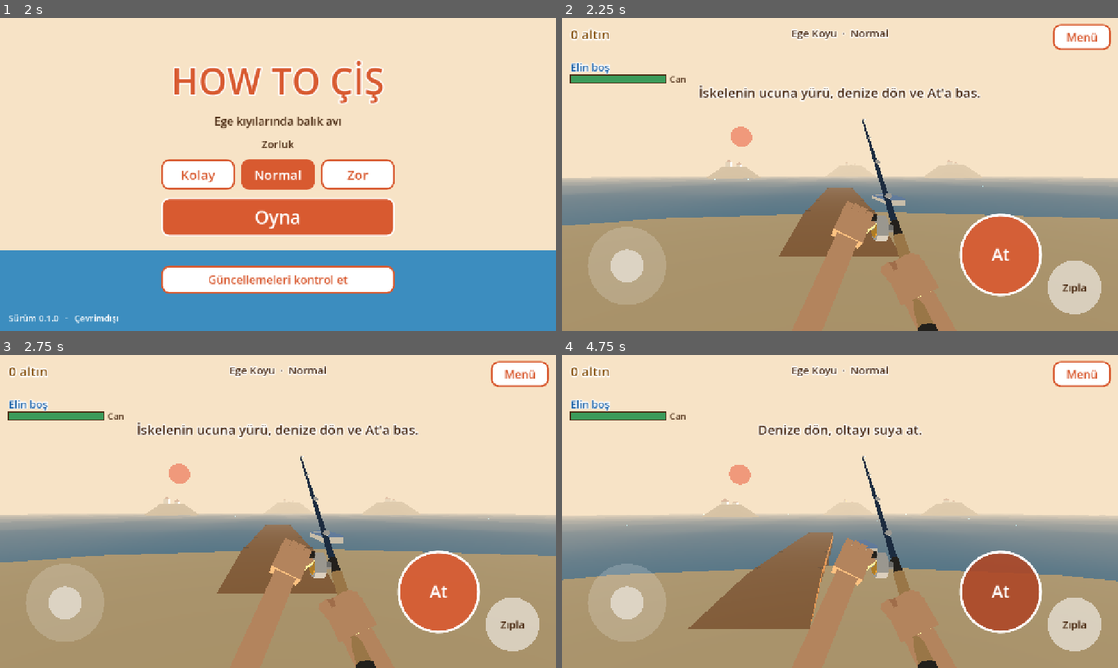
Above: before the commit, frames 1-4 (two rows, left to right).
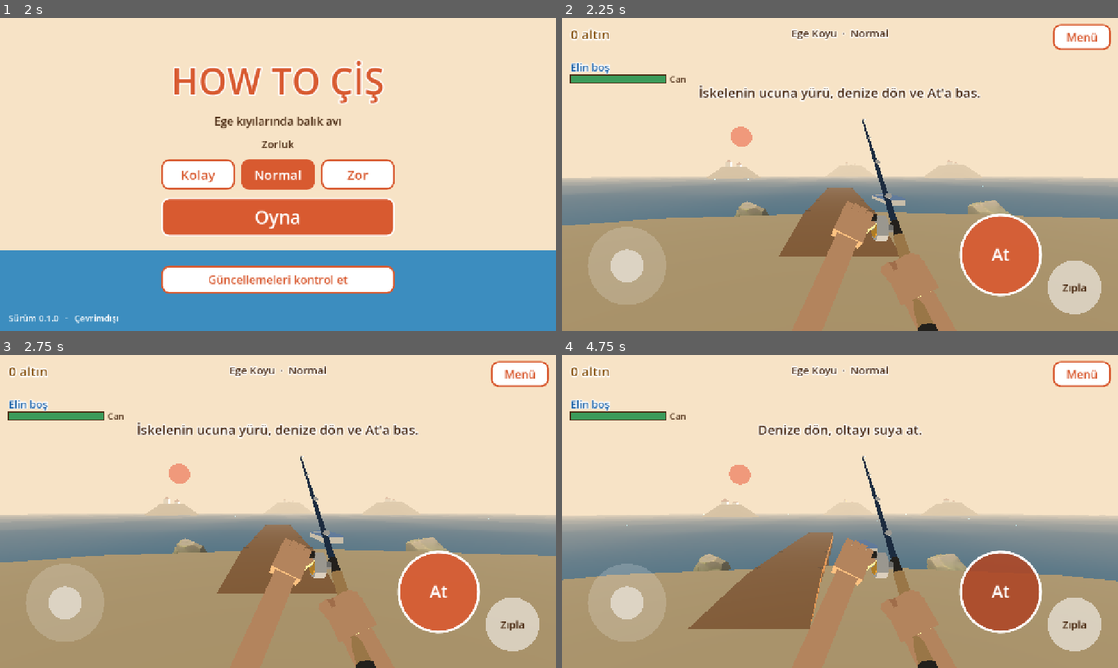
Above: after the commit, the same moments.

Repository: ozguryilmazz/howtocis
Game: Godot game, scene res://scenes/main_menu.tscn
Two runs of this game, one before a commit and one after it. Both use one fixed random seed, a clock stepped at 60 frames per second and the inputs below.
Inputs (mouse positions are in pixels of both pictures, inside the frame that each line leads up to):
- Up to frame 1 (2 s): click "Normal" at 0.5 s; click "Normal" at 1.25 s
- Up to frame 2 (2.25 s): click "Oyna" at 2 s
- Up to frame 3 (2.75 s): no input
- Up to frame 4 (4.75 s): click "Menü" at 2.75 s; click "Oyna" at 3.5 s; tap Enter at 4.25 s; move the mouse to (962, 495) at 4.27 s; hold D from 4.28 s (still down); hold F from 4.28 s (still down); click (962, 495) at 4.42 s; tap Space at 4.52 s

Frame 1 is identical in both runs. In frame 2, 0.4% of the frame differs, in the area x 31-81%, y 58-64%; in frame 3, 0.4%; in frame 4, 0.6%, in the area x 23-73%, y 63-70%.

Commit message:
Tüm balıklar, ağaçlar ve kayalar Quaternius modelleri (CC0)
- Balık türleri modellere göre yenilendi: Palyaço Balığı, Mavi Japon Balığı,
  Balon Balığı (ilk vuruşta şişer), Fener Balığı, Aslan Balığı (dikeni batar)
- Hepsi modelin kendi çırpınma ve ölme animasyonlarını kullanır
- Kumsal ve tepedeki ağaçlar ile kıyı kayaları glb modeller; çarpışmaları var
- Eski kayıtlardaki artık olmayan türler Palyaço Balığı olarak gösterilir
- models/KAYNAK.md: modellerin kaynağı ve lisansı

Co-Authored-By: Claude Opus 5.5 <noreply@anthropic.com>

Diff:
--- a/scripts/creatures.gd
+++ b/scripts/creatures.gd
@@ -3,28 +3,31 @@
 ## Sayılar bu oyuna özeldir: base = temel fiyat (altın), hp = yumruk sayısı,
 ## pull = misinayı çekme gücü (0..1), weight = ne sık geldiği.
 
-## shape "model" olan türler kendi 3B model dosyasını (glb) ve animasyonlarını kullanır.
-## model_len: modelin ölçeksiz boyu (m); balık boyuna göre ölçeklenir.
+## Her tür kendi 3B modelini (glb, Quaternius, CC0) ve animasyonlarını kullanır.
+## model_len: modelin ölçeksiz boyu (m); oyundaki balık boyuna göre ölçeklenir.
+## body / fin: model yüklenemezse kullanılan yedek renkler.
+## bites: yerdeyken yakındaki oyuncuya zarar verir. puffs: ilk vuruşta şişer.
 const SPECIES := {
-	"istavrit": {"name": "İstavrit", "base": 8, "hp": 1, "pull": 0.25, "weight": 30, "cm": 18,
-		"body": "8FB3C9", "fin": "4E7A96", "shape": "fish"},
-	"kefal": {"name": "Kefal", "base": 12, "hp": 2, "pull": 0.35, "weight": 24, "cm": 30,
-		"body": "B9C2C7", "fin": "6F7E86", "shape": "fish"},
-	"cipura": {"name": "Çipura", "base": 16, "hp": 2, "pull": 0.4, "weight": 18, "cm": 28,
-		"body": "D9D4C4", "fin": "C9A227", "shape": "round"},
-	"barbunya": {"name": "Barbunya", "base": 22, "hp": 2, "pull": 0.45, "weight": 12, "cm": 20,
-		"body": "E07A5F", "fin": "F2CC8F", "shape": "fish"},
+	"palyaco": {"name": "Palyaço Balığı", "base": 9, "hp": 1, "pull": 0.25, "weight": 30, "cm": 15,
+		"model": "res://models/fish/palyaco.glb", "model_len": 5.27, "body": "F28C28", "fin": "FFFFFF"},
+	"japon": {"name": "Mavi Japon Balığı", "base": 13, "hp": 2, "pull": 0.35, "weight": 26, "cm": 20,
+		"model": "res://models/fish/japon.glb", "model_len": 5.64, "body": "3C7DD9", "fin": "9CC3F0"},
+	"balon": {"name": "Balon Balığı", "base": 22, "hp": 2, "pull": 0.45, "weight": 18, "cm": 30,
+		"model": "res://models/fish/balon.glb", "model_len": 4.02, "body": "D9C27A", "fin": "8A7A4A",
+		"puffs": true},
 	"fener": {"name": "Fener Balığı", "base": 30, "hp": 3, "pull": 0.5, "weight": 14, "cm": 45,
-		"body": "5A2A1E", "fin": "A8A27A", "shape": "model",
-		"model": "res://models/anglerfish.glb", "model_len": 5.5,
-		"anim_flop": "Fish_Armature|Out_Of_Water", "anim_die": "Fish_Armature|Death"},
-	"levrek": {"name": "Levrek", "base": 28, "hp": 3, "pull": 0.55, "weight": 9, "cm": 45,
-		"body": "A7B4AE", "fin": "4F5D57", "shape": "fish"},
-	"murekkep": {"name": "Mürekkep Balığı", "base": 38, "hp": 3, "pull": 0.6, "weight": 5, "cm": 35,
-		"body": "C98BB9", "fin": "8E5A85", "shape": "squid", "ink": true},
-	"kirlangic": {"name": "Kırlangıç", "base": 55, "hp": 4, "pull": 0.75, "weight": 2, "cm": 40,
-		"body": "D1495B", "fin": "3D85C6", "shape": "fish", "bites": true},
+		"model": "res://models/fish/fener.glb", "model_len": 5.53, "body": "5A2A1E", "fin": "A8A27A"},
+	"aslan": {"name": "Aslan Balığı", "base": 48, "hp": 3, "pull": 0.65, "weight": 7, "cm": 35,
+		"model": "res://models/fish/aslan.glb", "model_len": 6.35, "body": "C0392B", "fin": "F5E6D3",
+		"bites": true, "bite_text": "Dikeni battı!"},
 }
+
+## Tüm balık modellerinde ortak animasyon adları
+const ANIM_FLOP := "Fish_Armature|Out_Of_Water"
+const ANIM_DIE := "Fish_Armature|Death"
+
+## Eski kayıtlardaki artık olmayan türler için yedek
+const FALLBACK := "palyaco"
 
 const SHINY_CHANCE := 0.01
 const SHINY_PITY := 150
@@ -49,7 +52,7 @@
 		r -= int(SPECIES[k]["weight"])
 		if r <= 0:
 			return k
-	return "istavrit"
+	return FALLBACK
 
 
 ## Boy çarpanı 0.7..1.5; büyükler daha nadir.
--- a/scripts/fish.gd
+++ b/scripts/fish.gd
@@ -17,7 +17,7 @@
 
 const WATER_Y := -0.3
 
-var species := "istavrit"
+var species := "palyaco"
 var info: Dictionary = {}
 var size_mult := 1.0
 var shiny := false
@@ -107,9 +107,9 @@
 		add_child(glow)
 	var L := length
 
-	if info["shape"] == "model":
+	if info.has("model") and ResourceLoader.exists(str(info["model"])):
 		_build_model(L)
-	elif info["shape"] == "squid":
+	elif info.get("shape", "fish") == "squid":
 		var mantle := CylinderMesh.new()
 		mantle.top_radius = 0.0
 		mantle.bottom_radius = L * 0.22
@@ -134,7 +134,7 @@
 			e.rings = 3
 			_part(e, Color("1B1B1B"), Vector3(s * L * 0.17, L * 0.05, L * 0.2))
 	else:
-		var tall := 0.75 if info["shape"] == "round" else 0.5
+		var tall := 0.75 if info.get("shape", "fish") == "round" else 0.5
 		var b := SphereMesh.new()
 		b.radius = 0.5
 		b.height = 1.0
@@ -197,14 +197,15 @@
 		for mi in _model_meshes:
 			mi.material_overlay = gold
 	_anim = m.find_child("AnimationPlayer", true, false)
-	if _anim and _anim.has_animation(str(info.get("anim_flop", ""))):
-		_anim.get_animation(str(info["anim_flop"])).loop_mode = Animation.LOOP_LINEAR
-		_anim.play(str(info["anim_flop"]))
+	if _anim and _anim.has_animation(C.ANIM_FLOP):
+		_anim.get_animation(C.ANIM_FLOP).loop_mode = Animation.LOOP_LINEAR
+		_anim.play(C.ANIM_FLOP)
+		_anim.seek(randf() * 0.5)
 
 
 func _play_death() -> void:
-	if _anim and _anim.has_animation(str(info.get("anim_die", ""))):
-		_anim.play(str(info["anim_die"]))
+	if _anim and _anim.has_animation(C.ANIM_DIE):
+		_anim.play(C.ANIM_DIE)
 
 
 func _flash_model(on: bool) -> void:
@@ -328,6 +329,10 @@
 	if info.get("ink", false) and not _inked:
 		_inked = true
 		inked.emit()
+	if info.get("puffs", false) and hits == 1:
+		# Balon balığı ilk vuruşta şişer
+		var tw := create_tween()
+		tw.tween_property(_visual, "scale", Vector3.ONE * 1.45, 0.15).set_trans(Tween.TRANS_BACK)
 	velocity = Vector3(drift.x, 2.2, drift.z)
 	_airborne = true
 	if hp <= 0:
--- a/scripts/fishing.gd
+++ b/scripts/fishing.gd
@@ -93,7 +93,7 @@
 			_update_gear()
 		"balik":
 			var tur := OS.get_environment("BALIK_TUR")
-			Game.data["bucket"] = [{"id": tur if tur != "" else "levrek", "size": 1.0, "value": 40}]
+			Game.data["bucket"] = [{"id": tur if tur != "" else "fener", "size": 1.0, "value": 40}]
 			_refresh_hand()
 
 
@@ -461,7 +461,7 @@
 		var e: Dictionary = b[0]
 		var id := str(e.get("id", ""))
 		if not C.SPECIES.has(id):
-			id = "istavrit"
+			id = C.FALLBACK
 		_held = FISH.new()
 		_held.setup(world, player, id, float(e.get("size", 1.0)), bool(e.get("shiny", false)))
 		_hold_slot.add_child(_held)
@@ -482,7 +482,10 @@
 
 func _on_fish_attacked(damage: float) -> void:
 	player.take_damage(damage)
-	hud.popup("Isırdı!")
+	var t := "Isırdı!"
+	if _fish and is_instance_valid(_fish):
+		t = str(_fish.info.get("bite_text", t))
+	hud.popup(t)
 
 
 func _on_fish_inked() -> void:
--- a/scripts/world.gd
+++ b/scripts/world.gd
@@ -174,9 +174,44 @@
 	add_mesh(box(Vector3(w * 0.22, w * 0.22, 0.06)), DOOR, pos + Vector3(w * 0.28, w * 0.6, -w * 0.5 - 0.03))
 
 
-func _olive(pos: Vector3) -> void:
-	add_mesh(cyl(0.12, 0.2, 1.4, 5), DARK_WOOD, pos + Vector3(0, 0.7, 0), Vector3.ZERO, true)
-	add_mesh(ball(1.0), OLIVE, pos + Vector3(0, 1.8, 0))
+## glb modeli sahneye koyar. Model dosyası yoksa null döner.
+func add_model(path: String, pos: Vector3, scl: float, yaw_deg := 0.0) -> Node3D:
+	if not ResourceLoader.exists(path):
+		return null
+	var m: Node3D = (load(path) as PackedScene).instantiate()
+	m.position = pos
+	m.scale = Vector3.ONE * scl
+	m.rotation_degrees.y = yaw_deg
+	add_child(m)
+	return m
+
+
+## Ağaç: model (Quaternius) ve gövdesine basit çarpışma silindiri.
+func _olive(pos: Vector3, scl := 0.5, yaw := 0.0, kind := 1) -> void:
+	var m := add_model("res://models/nature/agac%d.glb" % kind, pos, scl, yaw)
+	if m == null:
+		add_mesh(cyl(0.12, 0.2, 1.4, 5), DARK_WOOD, pos + Vector3(0, 0.7, 0), Vector3.ZERO, true)
+		add_mesh(ball(1.0), OLIVE, pos + Vector3(0, 1.8, 0))
+		return
+	var body := StaticBody3D.new()
+	var shape := CollisionShape3D.new()
+	var c := CylinderShape3D.new()
+	c.radius = 0.35
+	c.height = 3.0
+	shape.shape = c
+	body.position = pos + Vector3(0, 1.5, 0)
+	body.add_child(shape)
+	add_child(body)
+
+
+## Kaya: model ve kendi şeklinden çarpışma.
+func _rock(pos: Vector3, scl: float, yaw: float) -> void:
+	var m := add_model("res://models/nature/kaya.glb", pos, scl, yaw)
+	if m == null:
+		add_mesh(ball(scl * 1.5, 5, 3), ROCK, pos, Vector3(0, yaw, 10), true)
+		return
+	for mi in m.find_children("*", "MeshInstance3D", true, false):
+		(mi as MeshInstance3D).create_convex_collision(true, true)
 
 
 func _build_town() -> void:
@@ -191,7 +226,10 @@
 	]:
 		_house(h[0], h[1])
 	for p in [Vector3(-15, 0.1, 6), Vector3(14, 0.1, 8), Vector3(-17, 0.1, 18), Vector3(17, 0.1, 19), Vector3(12, 0.1, -2)]:
-		_olive(p)
+		_olive(p, randf_range(0.42, 0.58), randf() * 360.0, 1 + (int(abs(p.x)) % 2))
+	# Tepede birkaç ağaç daha
+	for p in [Vector3(-6, 4.2, 29), Vector3(6, 4.6, 30), Vector3(-12, 1.6, 22), Vector3(13, 1.4, 22)]:
+		_olive(p, randf_range(0.4, 0.5), randf() * 360.0, 1 + (int(abs(p.z)) % 2))
 
 	# Kahvehane: tenteli masa ve tabureler
 	var kh := Vector3(-9, 0.1, 2)
@@ -231,8 +269,9 @@
 	add_mesh(box(Vector3(1.64, 0.16, 4.04)), DOOR, Vector3(2.2, 0.12, -26), Vector3(0, 8, 0))
 
 	# Kıyı kayaları
-	for r in [[Vector3(-20, 0.2, -12), 1.8], [Vector3(18, 0.1, -10), 1.4], [Vector3(-24, 0.0, 0), 2.2]]:
-		add_mesh(ball(r[1], 5, 3), ROCK, r[0], Vector3(0, 30, 10), true)
+	for r in [[Vector3(-20, -0.4, -12), 1.2, 30.0], [Vector3(18, -0.4, -10), 0.9, 110.0], [Vector3(-24, -0.5, 0), 1.5, 200.0],
+			[Vector3(-7, -0.6, -19), 0.6, 60.0], [Vector3(6, -0.6, -18), 0.7, 300.0], [Vector3(22, -0.3, 4), 1.1, 15.0]]:
+		_rock(r[0], r[1], r[2])
 
 
 func _build_distance() -> void:
Binary file added: models/fish/aslan.glb
Not shown, added: models/fish/aslan.glb.import
Binary file added: models/fish/balon.glb
Not shown, added: models/fish/balon.glb.import
Renamed: models/anglerfish.glb -> models/fish/fener.glb
Not shown, added: models/fish/fener.glb.import
Binary file added: models/fish/japon.glb
Not shown, added: models/fish/japon.glb.import
Binary file added: models/fish/palyaco.glb
Not shown, added: models/fish/palyaco.glb.import
Binary file added: models/nature/agac1.glb
Not shown, added: models/nature/agac1.glb.import
(and 19 more such lines)
